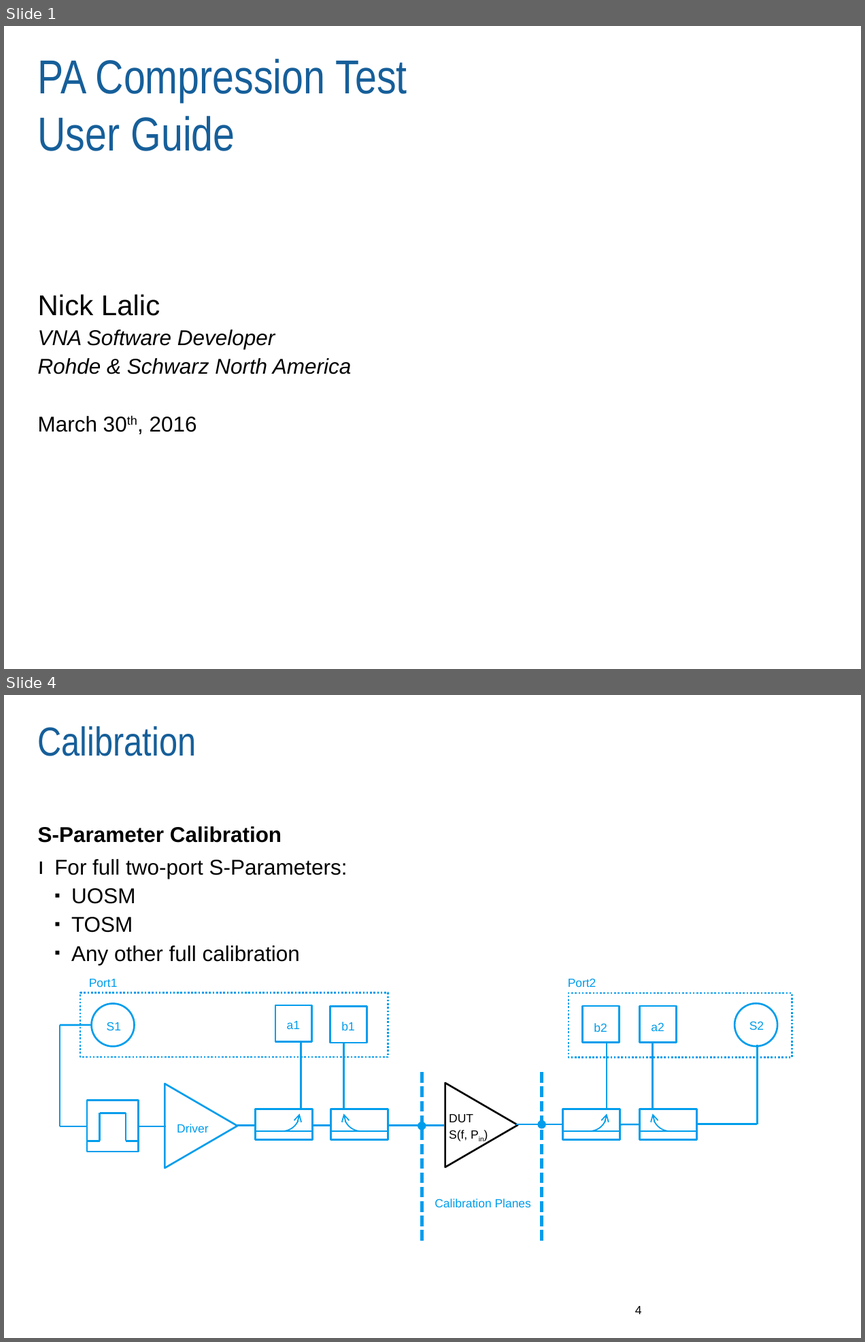
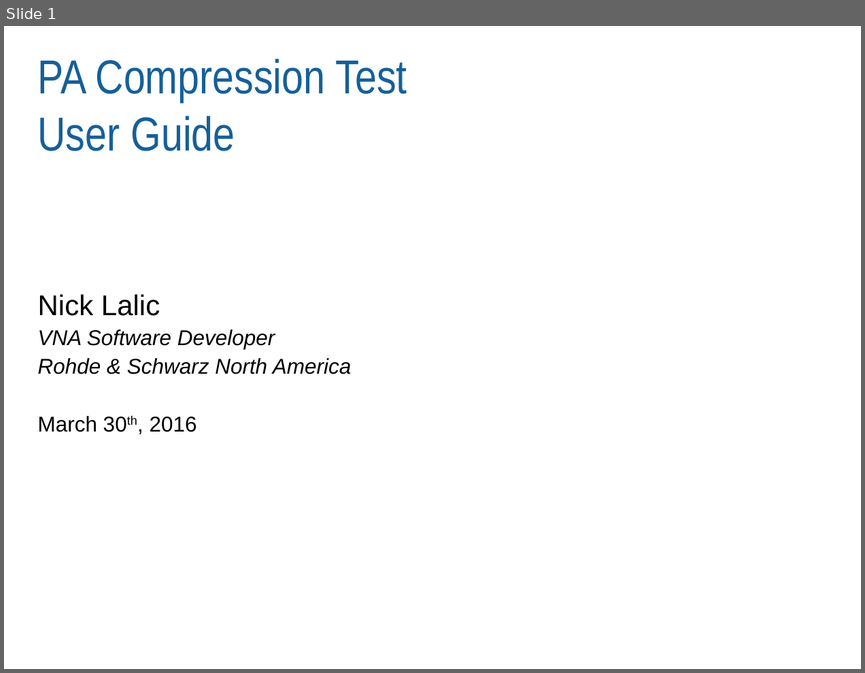
Before and after one commit to Terrabits/PACompressionTest, a slide deck: Documentation/User manual/MACOM RI Pulsed RF Application Note.pptx. Shown one above the other, each under a label of ours: slides 1 and 4 before the commit, slide 1 after it; the slides between them are not shown. The pictures are 865x1342 and 865x673 pixels, drawn with LibreOffice and Linux fonts; fonts in the diff are those of the drawing; background and template pictures are left out. Boxes give left, top, right and bottom in pixels: in the first picture for what was removed or moved away, otherwise in the second. Text is boxed around its words. In the diff, an @@ line names an element or a change of style, - is before the commit and + after.

```diff
--- a/Documentation/User manual/MACOM RI Pulsed RF Application Note.pptx
+++ b/Documentation/User manual/MACOM RI Pulsed RF Application Note.pptx
@@ slide 4 removed at [4, 695, 861, 1338], background #FFFFFF @@
@@ title removed at [38, 726, 196, 756] @@
-Calibration
@@ text removed at [38, 826, 281, 843] @@
-S-Parameter Calibration
@@ text removed at [54, 859, 347, 965] @@
-ı For full two-port S-Parameters:
-  ▪ UOSM
-  ▪ TOSM
-  ▪ Any other full calibration
@@ group removed at [60, 978, 792, 1242]: 26 lines, 11 texts, 11 rectangles, 4 arc (boxed as its full ellipse)s, 4 ellipses, 2 triangles @@
-DUT
-S(f, Pin)
-S1
-a1
-b1
-Calibration Planes
-Port1
-S2
-a2
-b2
-Port2
-Driver
@@ page number removed at [635, 1306, 642, 1314] @@
-4
```
Also in this commit, not shown: 3 slides changed, 1 slide added, 18 other slides removed.
